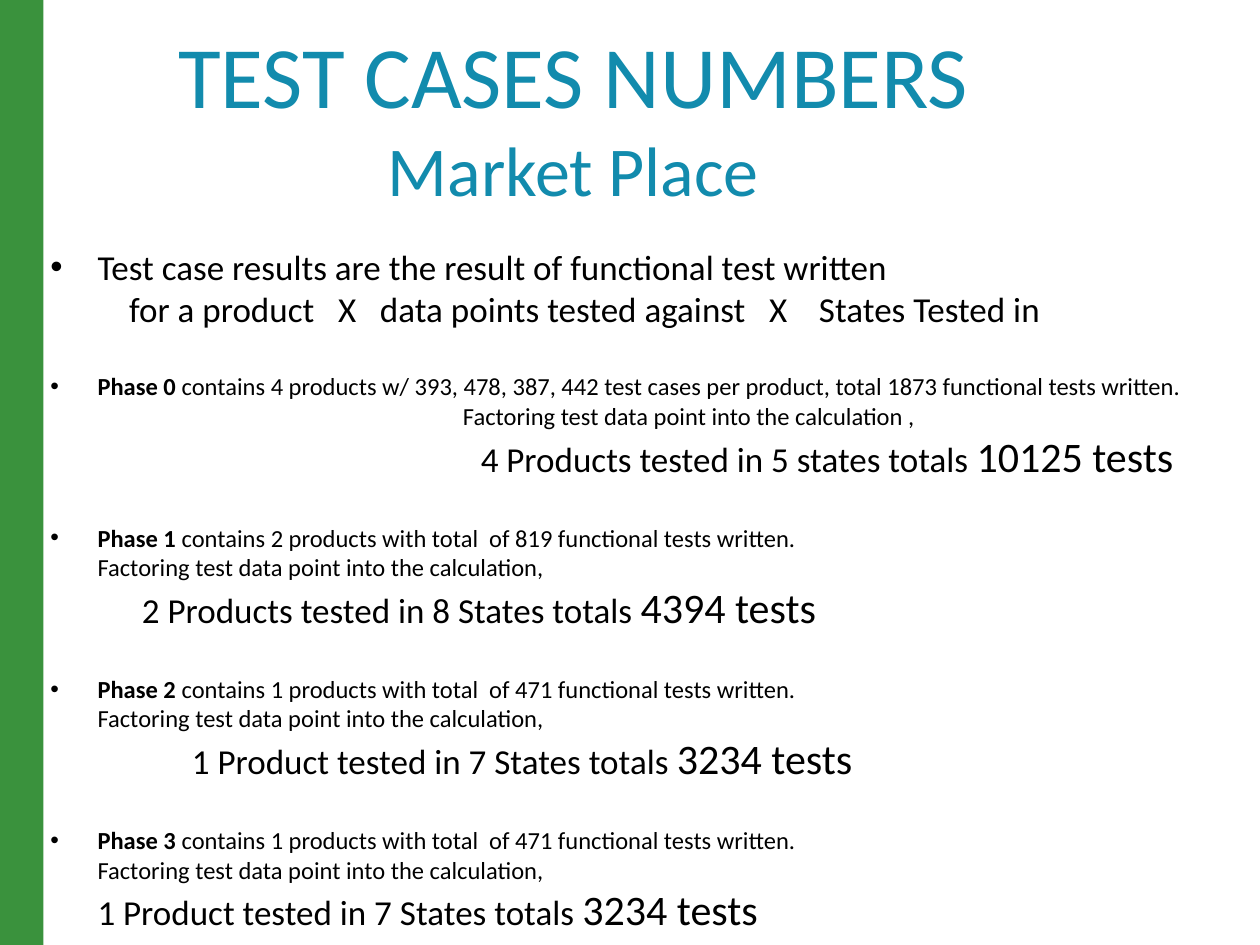
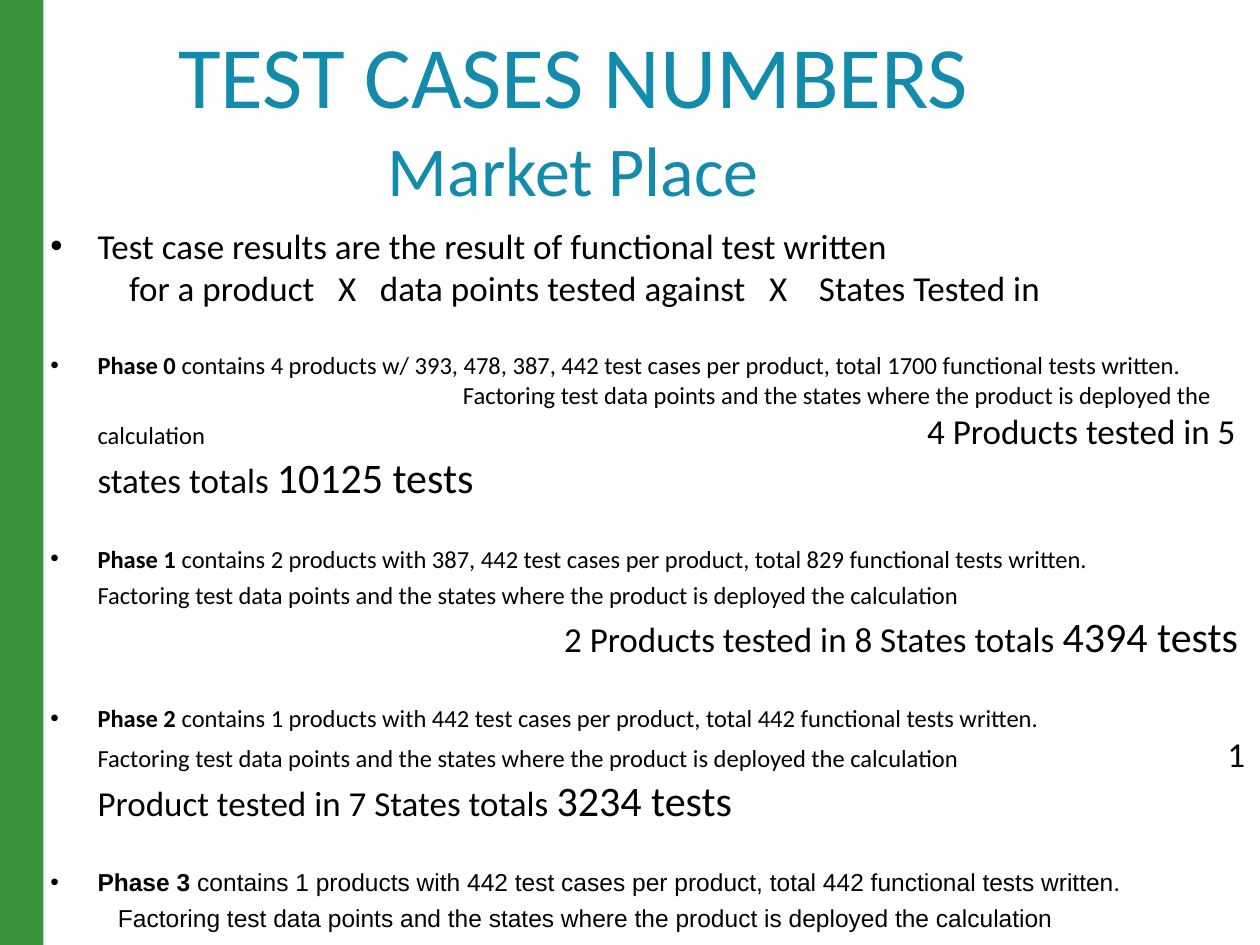
Before and after one commit to raghav9329/mainProf, a slide deck: slide 9 of CurrentWork_Delta/CX_StrategyPowerPoint.pptx. Drawn at 1260x945 pixels with LibreOffice and Linux fonts; fonts in the diff are those of the drawing. Boxes give left, top, right and bottom in pixels: in the first picture for what was removed or moved away, otherwise in the second. Text is boxed around its words. In the diff, an @@ line names an element or a change of style, - is before the commit and + after.

Commit message:
4/13/18 minor add

```diff
--- a/CurrentWork_Delta/CX_StrategyPowerPoint.pptx
+++ b/CurrentWork_Delta/CX_StrategyPowerPoint.pptx
@@ text "Test case results are the ..." moved from (x1=98, y1=255, x2=1179, y2=926) to (x1=98, y1=234, x2=1245, y2=932) @@
@@ text at (x1=98, y1=356, x2=1245, y2=932): text changed @@
-• Phase 0 contains 4 products w/ 393, 478, 387, 442 test cases per product, total 1873 functional tests written. Factoring test data point into the calculation , 4 Products tested in 5 states totals 10125 tests
-• Phase 1 contains 2 products with total of 819 functional tests written. Factoring test data point into the calculation, 2 Products tested in 8 States totals 4394 tests
-• Phase 2 contains 1 products with total of 471 functional tests written. Factoring test data point into the calculation, 1 Product tested in 7 States totals 3234 tests
-• Phase 3 contains 1 products with total of 471 functional tests written. Factoring test data point into the calculation, 1 Product tested in 7 States totals 3234 tests
+• Phase 0 contains 4 products w/ 393, 478, 387, 442 test cases per product, total 1700 functional tests written. Factoring test data points and the states where the product is deployed the calculation 4 Products tested in 5 states totals 10125 tests
+• Phase 1 contains 2 products with 387, 442 test cases per product, total 829 functional tests written. Factoring test data points and the states where the product is deployed the calculation 2 Products tested in 8 States totals 4394 tests
+• Phase 2 contains 1 products with 442 test cases per product, total 442 functional tests written. Factoring test data points and the states where the product is deployed the calculation 1 Product tested in 7 States totals 3234 tests
+• Phase 3 contains 1 products with 442 test cases per product, total 442 functional tests written. Factoring test data points and the states where the product is deployed the calculation 1 Product tested in 7 States totals 3234 tests
```
Also in this commit, not shown: 1 other slide changed.
